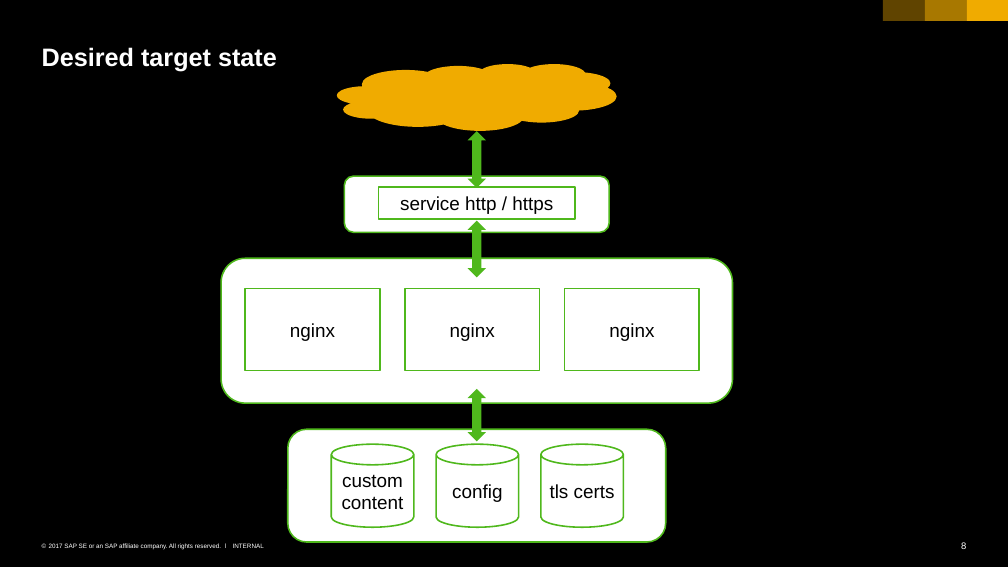
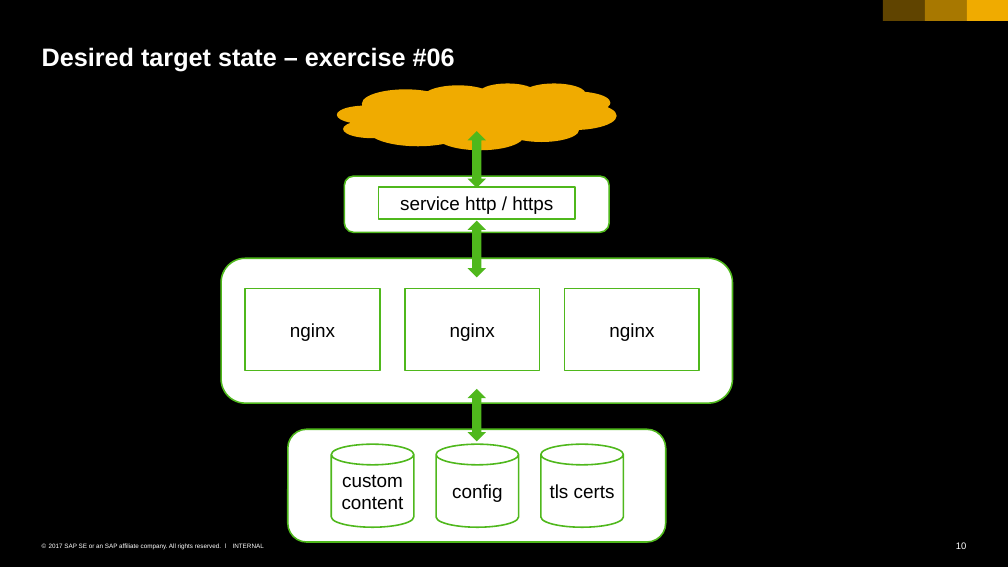
Before and after one commit to cuijiyao01/docker-k8s-training, a slide deck: slide 10 of kubernetes/07_configmap_secrets.pptx (slide 8 before the commit). Drawn at 1008x567 pixels with LibreOffice and Linux fonts; fonts in the diff are those of the drawing. Boxes give left, top, right and bottom in pixels: in the first picture for what was removed or moved away, otherwise in the second. Text is boxed around its words. In the diff, an @@ line names an element or a change of style, - is before the commit and + after.

```diff
--- a/kubernetes/07_configmap_secrets.pptx
+++ b/kubernetes/07_configmap_secrets.pptx
@@ title at bbox=[42, 47, 455, 72]: text changed @@
-Desired target state
+Desired target state – exercise #06
@@ cloud: place and size @@
-cloud at bbox=[337, 63, 617, 130]
+cloud at bbox=[337, 83, 617, 150]
@@ page number at bbox=[956, 542, 967, 549]: text changed @@
-8
+10
```
Also in this commit, not shown: 2 slides added, 2 other files.
